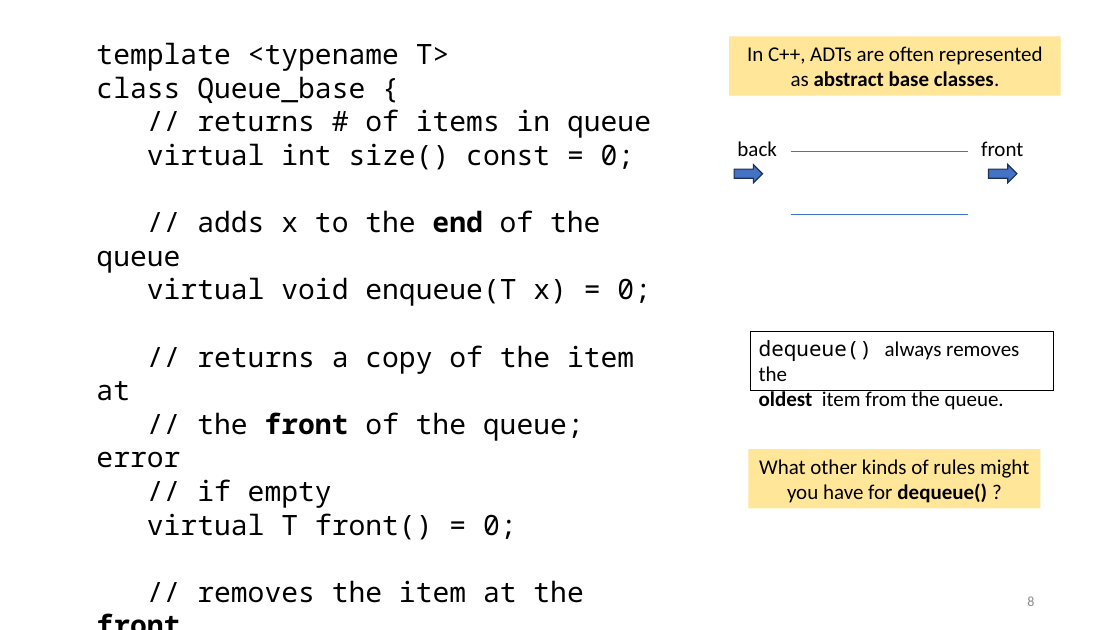
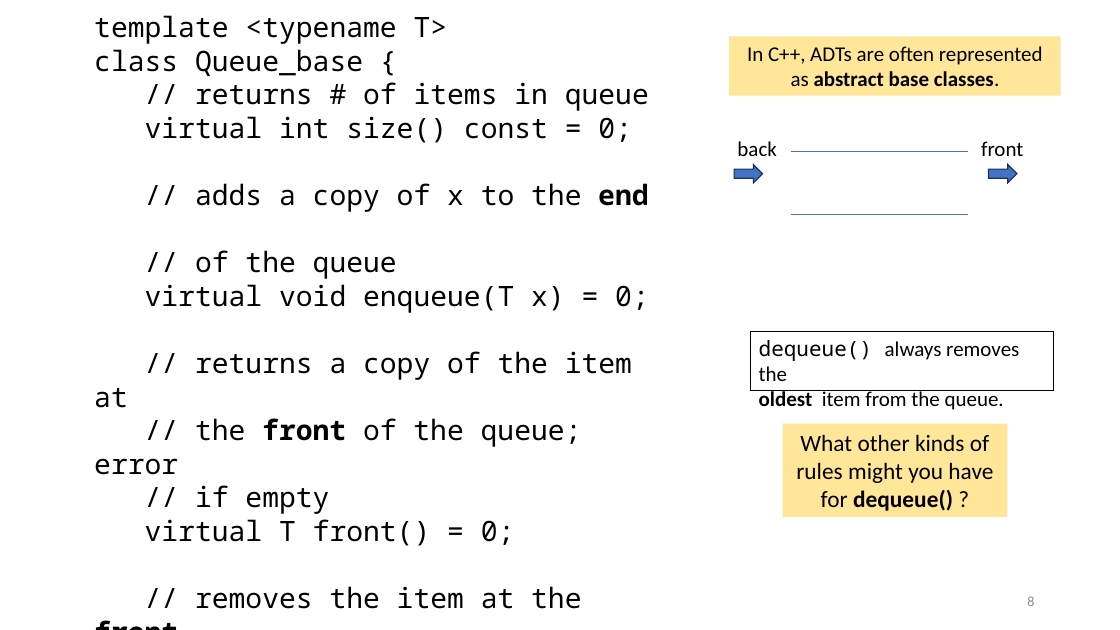
Before and after one commit to tjd1234/cmpt225fall2023, a slide deck: slide 8 of lecture_notes/week7/week7_priority_queues.pptx. Drawn at 1120x630 pixels with LibreOffice and Linux fonts; fonts in the diff are those of the drawing. Boxes give left, top, right and bottom in pixels: in the first picture for what was removed or moved away, otherwise in the second. Text is boxed around its words. In the diff, an @@ line names an element or a change of style, - is before the commit and + after.

```diff
--- a/lecture_notes/week7/week7_priority_queues.pptx
+++ b/lecture_notes/week7/week7_priority_queues.pptx
@@ text "template <typename T> class Queue_base ...": place and size @@
-text "template <typename T> class Queue_base ..." at (96, 42, 651, 603)
+text "template <typename T> class Queue_base ..." at (94, 15, 649, 609)
@@ text at (94, 183, 649, 546): text changed @@
-// adds x to the end of the queue
-virtual void enqueue(T x) = 0;
-// returns a copy of the item at
-// the front of the queue; error
-// if empty
-virtual T front() = 0;
+// adds a copy of x to the end
+// of the queue
+virtual void enqueue(T x) = 0;
+// returns a copy of the item at
+// the front of the queue; error
+// if empty
+virtual T front() = 0;
@@ rectangle "What other kinds of rules ...": place and size @@
-rectangle "What other kinds of rules ..." at (749, 450, 1041, 509)
+rectangle "What other kinds of rules ..." at (783, 423, 1007, 517)
@@ rectangle "What other kinds of rules ..." at (783, 423, 1007, 517): size 18 to 20 pt @@
```
Also in this commit, not shown: 14 other slides changed, 1 other file.
